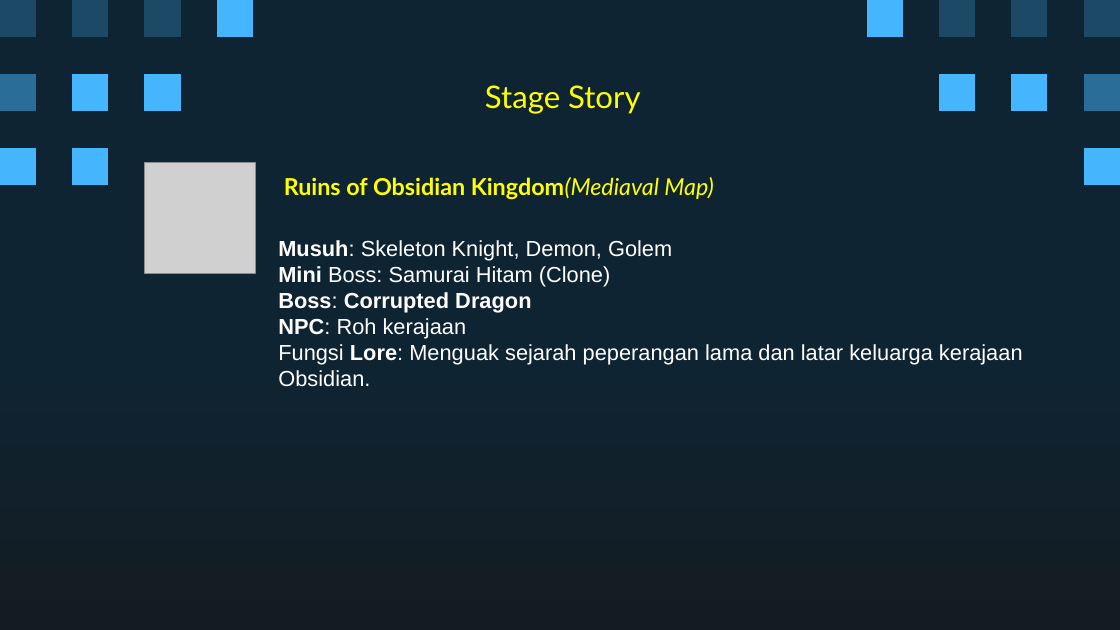
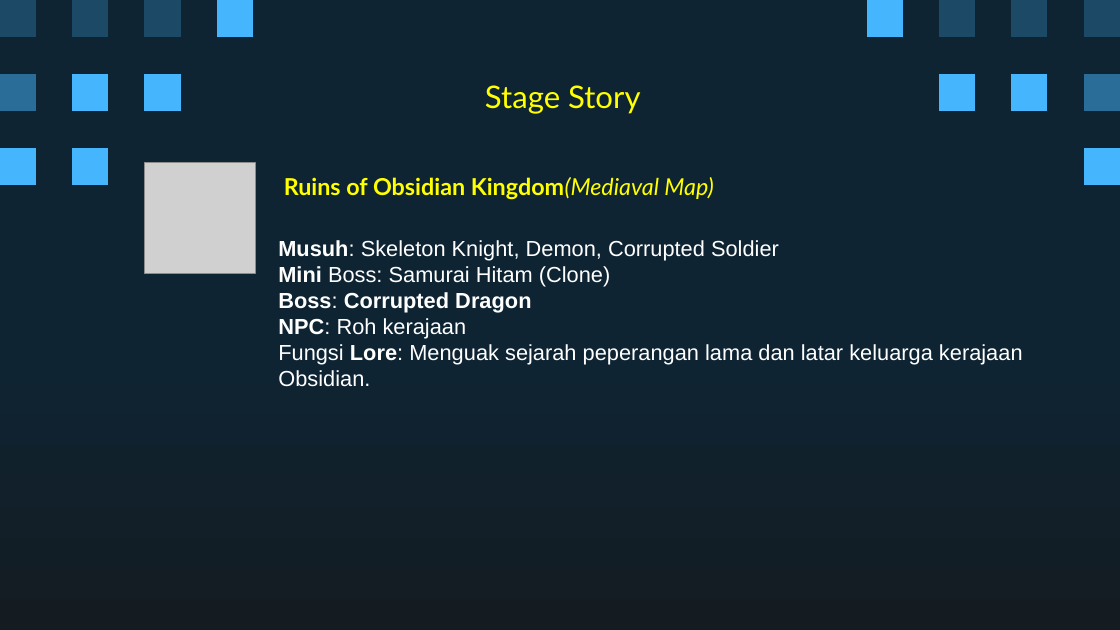
Before and after one commit to Ricardhad/gameProgProject, a slide deck: slide 15 of Super Pixel Vintage Gaming by Slidesgo.pptx. Drawn at 1120x630 pixels with LibreOffice and Linux fonts; fonts in the diff are those of the drawing; grey boxes stand for pictures. Boxes give left, top, right and bottom in pixels: in the first picture for what was removed or moved away, otherwise in the second. Text is boxed around its words. In the diff, an @@ line names an element or a change of style, - is before the commit and + after.

```diff
--- a/Super Pixel Vintage Gaming by Slidesgo.pptx
+++ b/Super Pixel Vintage Gaming by Slidesgo.pptx
@@ subtitle at (x1=278, y1=240, x2=779, y2=260): text changed @@
-Musuh: Skeleton Knight, Demon, Golem
+Musuh: Skeleton Knight, Demon, Corrupted Soldier
```
Also in this commit, not shown: 9 other slides changed, 1 slide added.
